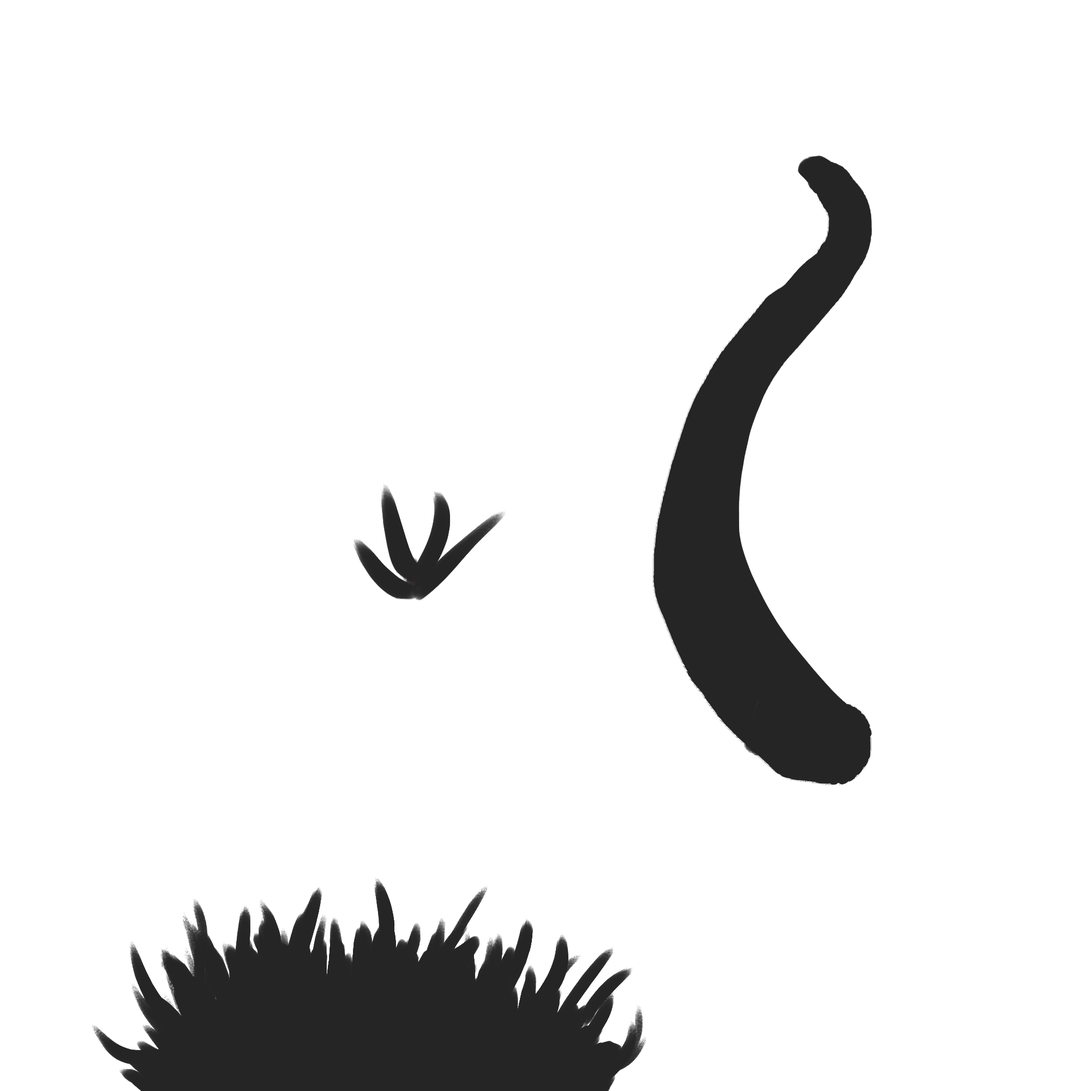
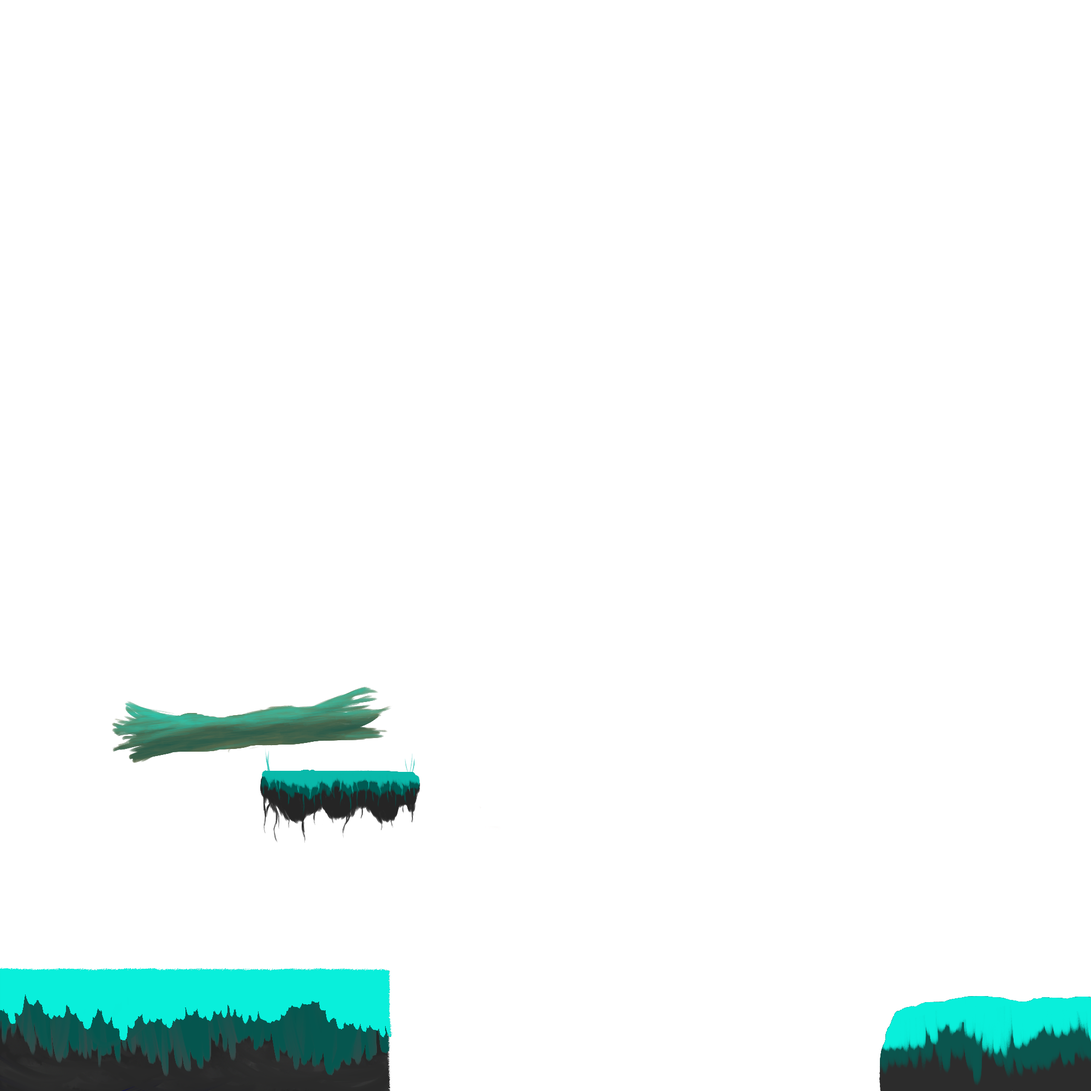
Two versions of the same layered image (1091px x 1091px). Layer-by-layer changes:
added group "Trees" with 6 layers above "Stones" over (111, 686, 500, 833)
added group "Group 8" with 3 layers in group "Trees" over (111, 686, 500, 833)
added layer "Layer 27" in group "Group 8" over (112, 687, 392, 753)
added layer "Layer 26" in group "Group 8" over (112, 692, 392, 764)
added layer "Layer 25" in group "Group 8" over (111, 686, 500, 833)
renamed "Group 3" to "forground", hid the group it (2 layers) over (90, 155, 973, 1091)
renamed "Group 2" to "Ground", showed the group it (8 layers) over (0, 967, 1091, 1091)
added group "Group 11" with 3 layers in group "Ground" over (879, 996, 1091, 1091)
added layer "Layer 31" in group "Group 11" over (882, 996, 1091, 1061)
added layer "Layer 30" in group "Group 11" over (879, 996, 1091, 1091)
added layer "Layer 29" in group "Group 11" over (879, 996, 1091, 1091)
added group "Group 10" with 3 layers in group "Ground" over (0, 967, 393, 1091)
moved "Layer 3" into group "Group 10", painted on it over (0, 967, 393, 1041)
moved "Layer 2" into group "Group 10" over (0, 967, 391, 1078)
moved "Layer 1" into group "Group 10" over (0, 967, 392, 1091)
renamed "Group 1" to "Platform", showed the group it (5 layers) over (260, 747, 421, 844)
